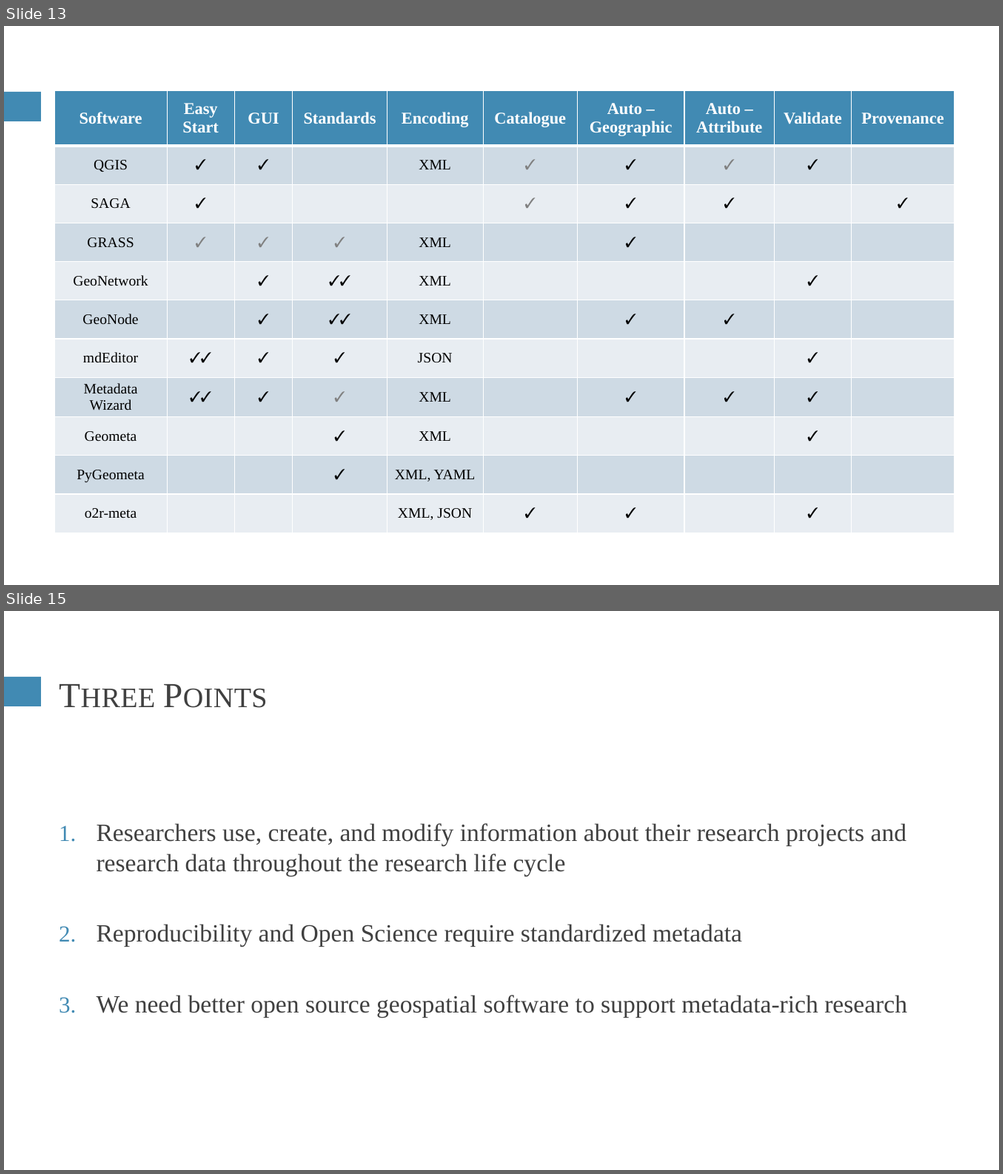
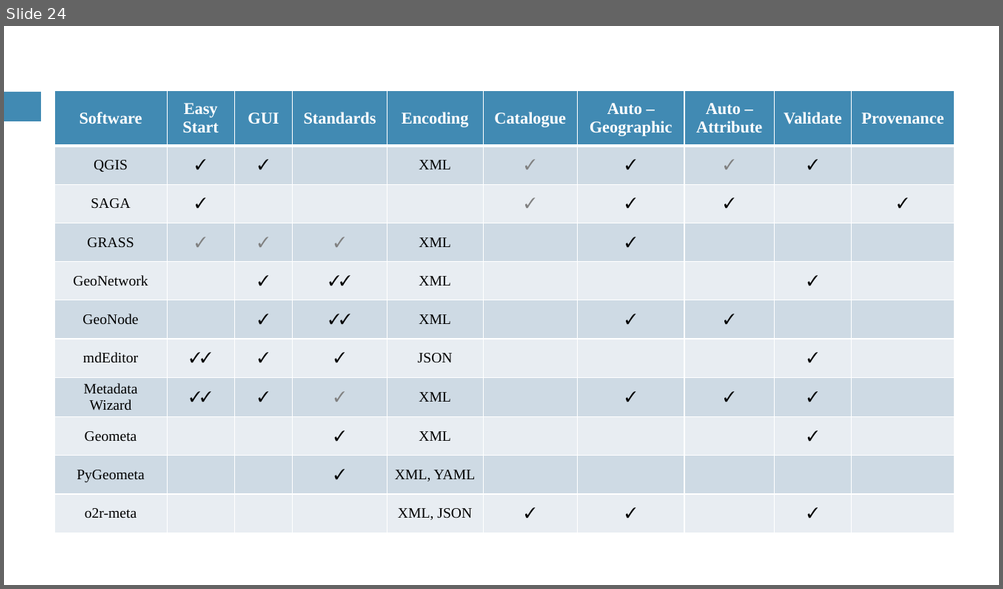
Before and after one commit to HEGSRR/CP-foss4g-2022-metadata, a slide deck: slides/Holler-FOSS4G-2022.pptx. Shown one above the other, each under a label of ours: slides 13 and 15 before the commit, slide 24 after it; the slides between them are not shown. The pictures are 1003x1174 and 1003x589 pixels, drawn with LibreOffice and Linux fonts; fonts in the diff are those of the drawing. Boxes give left, top, right and bottom in pixels: in the first picture for what was removed or moved away, otherwise in the second. Text is boxed around its words. In the diff, an @@ line names an element or a change of style, - is before the commit and + after.

```diff
--- a/slides/Holler-FOSS4G-2022.pptx
+++ b/slides/Holler-FOSS4G-2022.pptx
@@ slide 15 removed at (x1=4, y1=611, x2=999, y2=1170), background #FFFFFF; not listed: 1 template element that a slide beside it also shows @@
@@ title removed at (x1=52, y1=669, x2=951, y2=729) @@
-Three Points
@@ text removed at (x1=96, y1=823, x2=907, y2=1018) @@
-1. Researchers use, create, and modify information about their research projects and research data throughout the research life cycle
-2. Reproducibility and Open Science require standardized metadata
-3. We need better open source geospatial software to support metadata-rich research
@@ what was slide 13 is now slide 24 @@
```
Also in this commit, not shown: 10 slides changed, 12 slides added, 2 other files.
